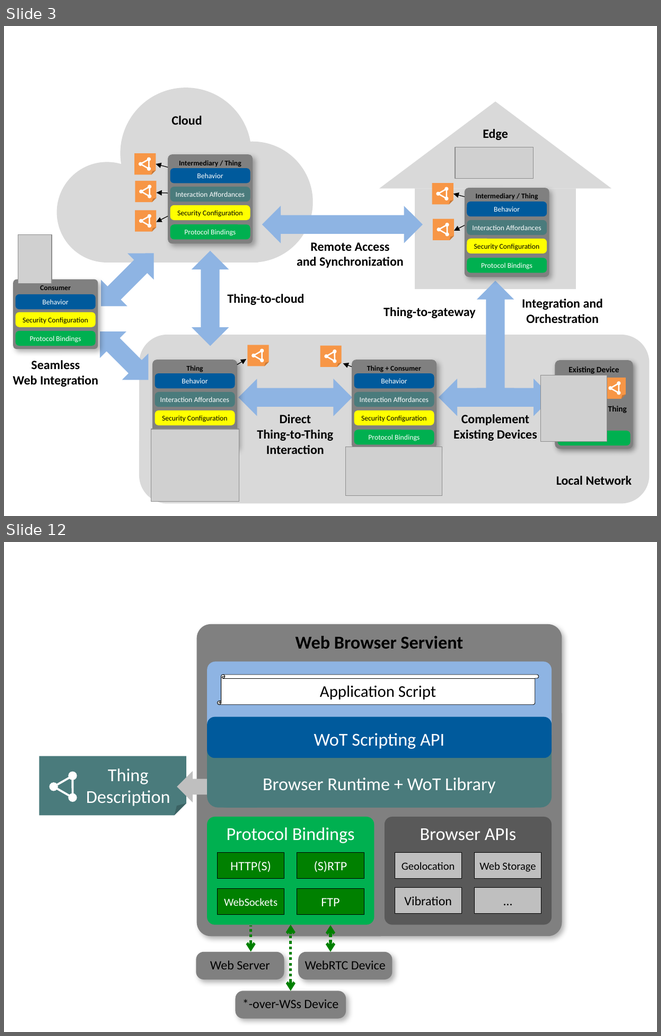
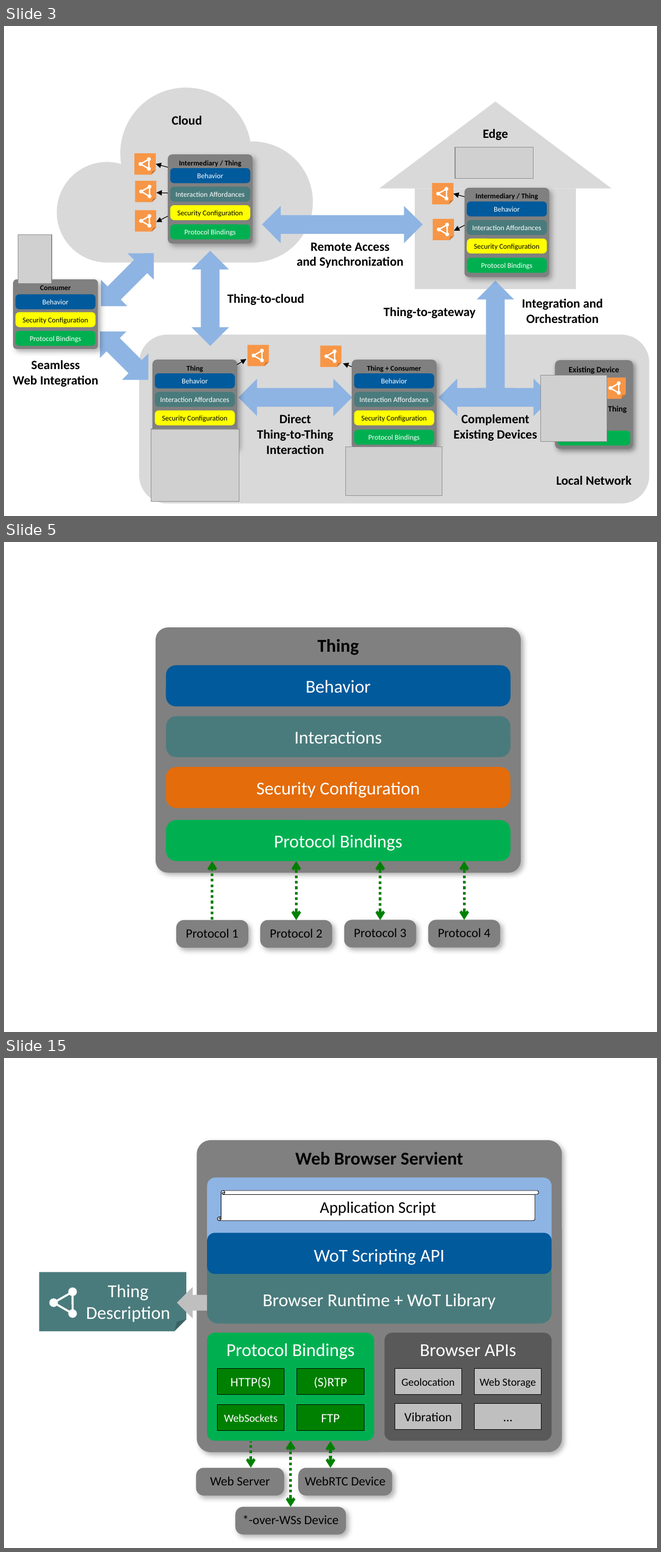
Before and after one commit to w3c/wot-architecture, a slide deck: images/wot-architecture-figures-new2.pptx. Shown one above the other, each under a label of ours: slides 3 and 12 before the commit, slides 3, 5 and 15 after it; the slides between them are not shown. The pictures are 661x1036 and 661x1552 pixels, drawn with LibreOffice and Linux fonts; fonts in the diff are those of the drawing; grey boxes stand for pictures. Boxes give left, top, right and bottom in pixels: in the first picture for what was removed or moved away, otherwise in the second. Text is boxed around its words. In the diff, an @@ line names an element or a change of style, - is before the commit and + after.

```diff
--- a/images/wot-architecture-figures-new2.pptx
+++ b/images/wot-architecture-figures-new2.pptx
@@ slide 5 added at (x1=4, y1=542, x2=657, y2=1032), background #FFFFFF @@
@@ rounded rectangle added at (x1=156, y1=627, x2=521, y2=872), fill #808080, 20 pt, text #000000, bold @@
+Thing
@@ rounded rectangle added at (x1=166, y1=665, x2=511, y2=706), fill #005A9C, 20 pt, text #FFFFFF @@
+Behavior
@@ rounded rectangle added at (x1=166, y1=716, x2=511, y2=758), fill #4A7B7C, 20 pt, text #FFFFFF @@
+Interactions
@@ rounded rectangle added at (x1=166, y1=767, x2=511, y2=808), fill #E46C0A, 20 pt, text #FFFFFF @@
+Security Configuration
@@ rounded rectangle added at (x1=166, y1=820, x2=511, y2=861), fill #00B050, 20 pt, text #FFFFFF @@
+Protocol Bindings
@@ arrow added from (212, 919) to (212, 861), #008000 3 pt dashed @@
@@ double arrow added from (296, 861) to (296, 920), #008000 3 pt dashed @@
@@ double arrow added from (380, 920) to (380, 861), #008000 3 pt dashed @@
@@ double arrow added from (465, 919) to (465, 861), #008000 3 pt dashed @@
@@ rounded rectangle added at (x1=176, y1=920, x2=248, y2=947), fill #808080, 14 pt, text #000000 @@
+Protocol 1
@@ rounded rectangle added at (x1=260, y1=920, x2=332, y2=947), fill #808080, 14 pt, text #000000 @@
+Protocol 2
@@ rounded rectangle added at (x1=344, y1=919, x2=416, y2=947), fill #808080, 14 pt, text #000000 @@
+Protocol 3
@@ rounded rectangle added at (x1=429, y1=919, x2=500, y2=947), fill #808080, 14 pt, text #000000 @@
+Protocol 4
@@ what was slide 12 is now slide 15 @@
```
Also in this commit, not shown: 7 slides changed, 3 other slides added, 1 slide removed.
